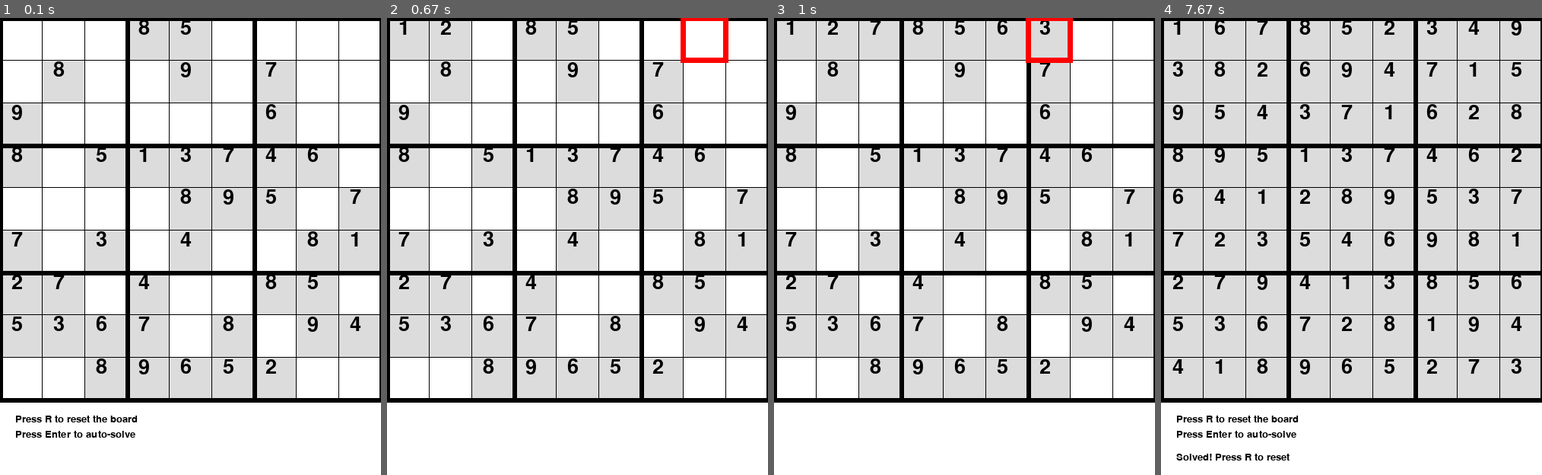
Above: before the commit, frames 1-4 (left to right).
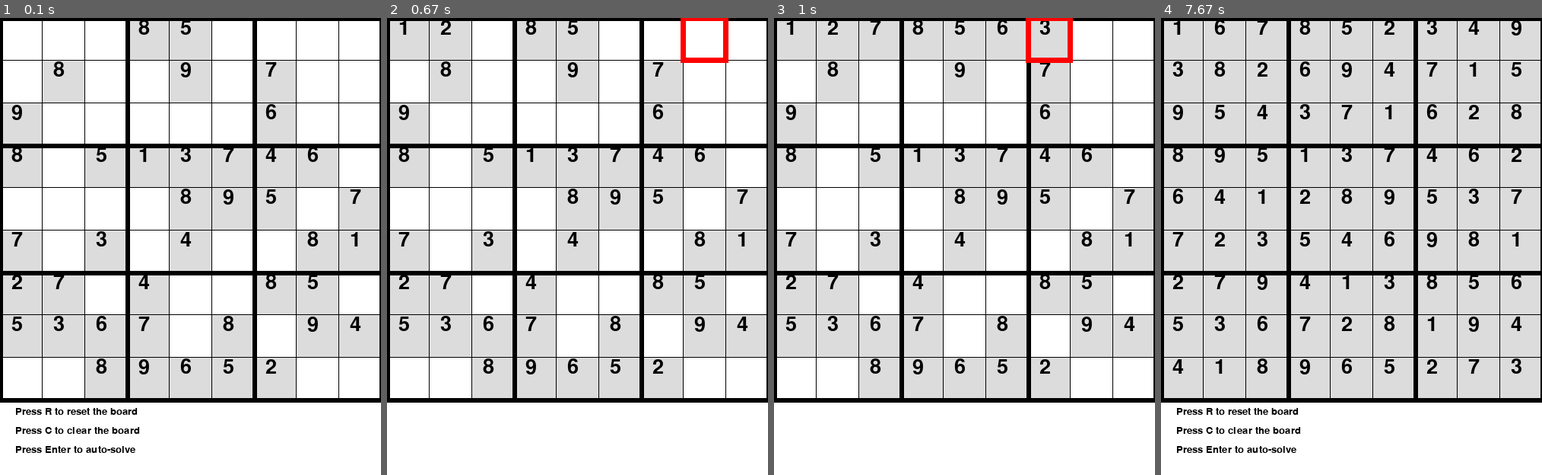
Above: after the commit, the same moments.

Repository: Brandon102002/Pygame-Sudoku
Game: pygame game, started from main.py
Two runs of this game, one before a commit and one after it. Both use one fixed random seed, a clock stepped at 60 frames per second and the inputs below.
Inputs:
- Up to frame 1 (0.1 s): no input
- Up to frame 2 (0.67 s): tap Enter at 0.33 s
- Up to frame 3 (1 s): no input
- Up to frame 4 (7.67 s): no input

The runs differ from the first frame. In frame 1, 1.2% of the frame differs, in the area x 4-37%, y 85-96%; in frame 2, nothing differs; in frame 3, nothing differs; in frame 4, 1.5%, in the area x 3-37%, y 85-97%.

Commit message:
Improved readability

Diff:
--- a/main.py
+++ b/main.py
@@ -1,5 +1,4 @@
 import pygame
-
 """A simple sudoku puzzle generator and solver with backtracking.
     Requires Pygame."""
 
@@ -39,18 +38,21 @@
 num = 0
 
 
+# Give coordinates in terms of boxes
 def updateCoords(pos):
     global x, y
     x = pos[0] // adj
     y = pos[1] // adj
 
 
+# Highlight the current selected box
 def highlightBox():
     for i in range(2):
         pygame.draw.line(screen, hoverColor, (x * adj - 3, (y + i) * adj), (x * adj + adj + 3, (y + i) * adj), 7)
         pygame.draw.line(screen, hoverColor, ((x + i) * adj, y * adj), ((x + i) * adj, y * adj + adj), 7)
 
 
+# Update the visuals to the current board
 def setBoard():
     for row in range(9):
         for col in range(9):
@@ -64,11 +66,13 @@
         pygame.draw.line(screen, (0, 0, 0,), (i * adj, 0), (i * adj, 500), thickness)
 
 
+# Set a number on the board
 def setNum(num):
     numToPlace = numFont.render(str(num), 1, zeroColor)
     screen.blit(numToPlace, (x * adj + 15, y * adj + 15))
 
 
+# Returns whether a placement is valid by Sudoku rules
 def validPlacement(board, xIndex, yIndex, num):
     for i in range(9):
         if board[xIndex][i] == num or board[i][yIndex] == num:
@@ -81,6 +85,8 @@
     return True
 
 
+# Iterates through empty spaces and recursively tries all valid placements.
+# Handles cells with no valid placements by backtracking
 def solve(board, row, col):
     while board[row][col] != 0:
         if row < 8:
@@ -114,33 +120,34 @@
     return False
 
 
+# Throws an error for an invalid placement
 def errorInvalid():
     text = numFont.render("Invalid Placement", 1, zeroColor)
     screen.blit(text, (20, 570))
 
+
+# Throws an error for an incorrect board
 def errorIncorrect():
     text = numFont.render("Incorrect", 1, zeroColor)
     screen.blit(text, (20, 570))
 
 
+# Displays instructions under the board
 def instructions():
     textReset = textFont.render("Press R to reset the board", 1, zeroColor)
+    textClear = textFont.render("Press C to clear the board", 1, zeroColor)
     textSolve = textFont.render("Press Enter to auto-solve", 1, zeroColor)
-    screen.blit(textReset, (20, 520))
-    screen.blit(textSolve, (20, 540))
-
-
-def finished():
-    textSolved = textFont.render("Solved! Press R to reset", 1, zeroColor)
-    screen.blit(textSolved, (20, 570))
+    screen.blit(textReset, (20, 510))
+    screen.blit(textClear, (20, 535))
+    screen.blit(textSolve, (20, 560))
 
 
 run = True
 flag1 = 0
 flag2 = 0
-rs = 0
 error = 0
 
+# Main game loop
 while run:
     screen.fill(backgroundColor)
 
@@ -186,7 +193,6 @@
                 case pygame.K_RETURN:
                     flag2 = 1
                 case pygame.K_r:
-                    rs = 0
                     error = 0
                     flag2 = 0
                     board = [
@@ -200,11 +206,21 @@
                         [0, 0, 0, 6, 0, 8, 5, 9, 0],
                         [0, 0, 0, 0, 7, 1, 0, 4, 0]
                     ]
+                case pygame.K_c:
+                    board = [
+                        [0, 0, 0, 0, 0, 0, 0, 0, 0],
+                        [0, 0, 0, 0, 0, 0, 0, 0, 0],
+                        [0, 0, 0, 0, 0, 0, 0, 0, 0],
+                        [0, 0, 0, 0, 0, 0, 0, 0, 0],
+                        [0, 0, 0, 0, 0, 0, 0, 0, 0],
+                        [0, 0, 0, 0, 0, 0, 0, 0, 0],
+                        [0, 0, 0, 0, 0, 0, 0, 0, 0],
+                        [0, 0, 0, 0, 0, 0, 0, 0, 0],
+                        [0, 0, 0, 0, 0, 0, 0, 0, 0]
+                    ]
     if flag2 == 1:
-        if solve(board, 0, 0) == False:
+        if not solve(board, 0, 0):
             error = 1
-        else:
-            rs = 1
         flag2 = 0
     if num != 0:
         setNum(num)
@@ -215,11 +231,8 @@
             board[int(x)][int(y)] = 0
             errorInvalid()
         num = 0
-
     if error == 1:
         errorIncorrect()
-    if rs == 1:
-        finished()
     setBoard()
     if flag1 == 1:
         highlightBox()
